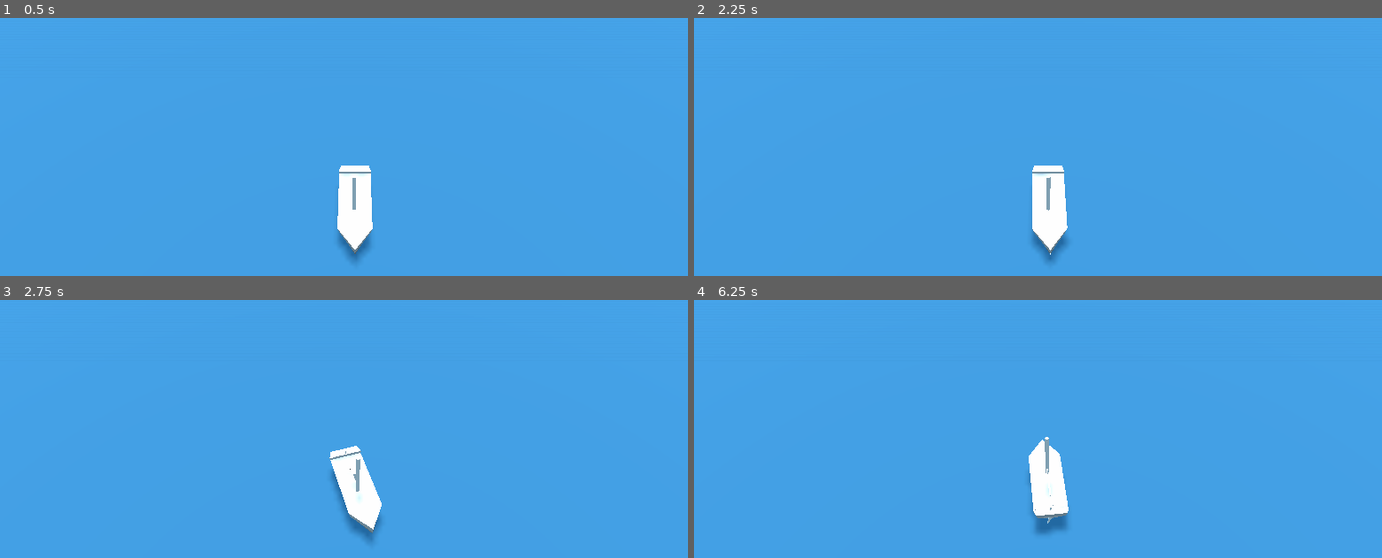
Above: before the commit, frames 1-4 (two rows, left to right).
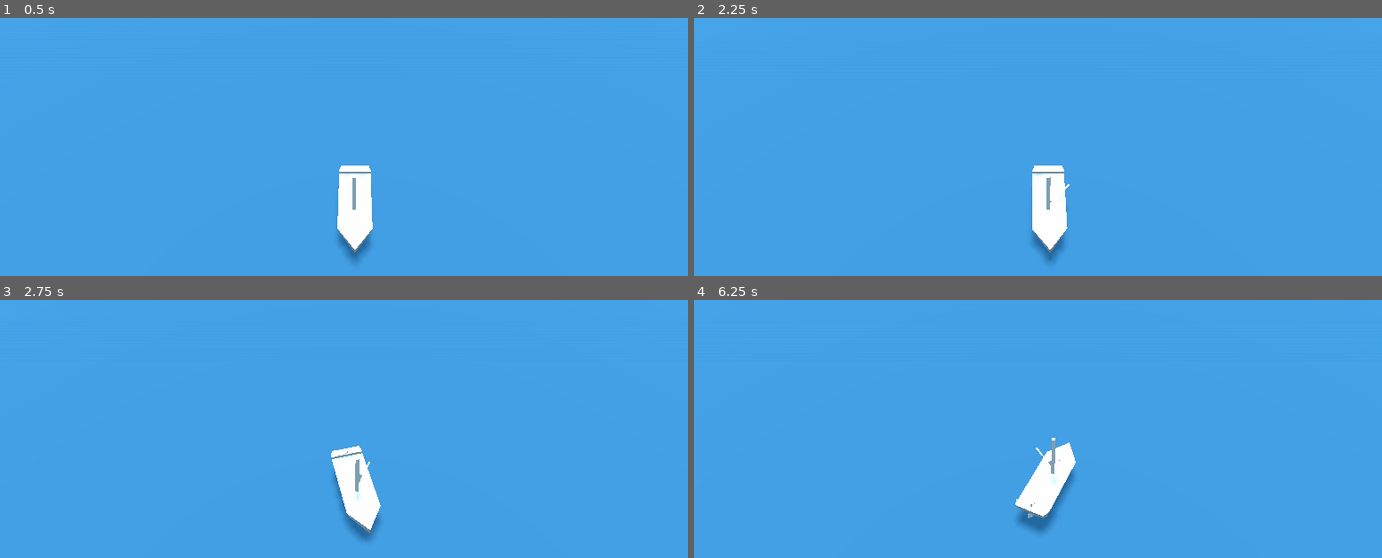
Above: after the commit, the same moments.

Repository: MrBananaLord/pirates
Game: Godot game, scene res://Main.tscn
The game is run twice, just before and just after one commit, with the same random seed, the same clock (stepped at 60 frames per second) and the same inputs.
Inputs:
- Up to frame 1 (0.5 s): no input
- Up to frame 2 (2.25 s): tap Enter at 0.5, 2 s; hold Up (sail_up_1) 0.53-1.28 s; hold Left (sail_clockwise_1) 0.53-1.28 s; tap Right (sail_counterclockwise_1) at 0.8, 1.35 s; tap Space at 1.25 s; hold Down (sail_down_1) 1.28-2.03 s; tap Left (sail_clockwise_1) at 1.55 s; hold Up (sail_up_1) from 2.03 s (still down); hold A (rudder_portside_1) from 2.03 s (still down)
- Up to frame 3 (2.75 s): keep holding Up (sail_up_1); keep holding A (rudder_portside_1); tap Right (sail_counterclockwise_1) at 2.3 s
- Up to frame 4 (6.25 s): release A (rudder_portside_1) at 2.78 s; tap D (rudder_starboard_1) at 2.85 s; tap Left (sail_clockwise_1) at 3.05, 4.55, 6.05 s; release Up (sail_up_1) at 3.53 s; hold Left (sail_clockwise_1) 3.53-4.28 s; hold Down (sail_down_1) 3.53-5.78 s; tap Right (sail_counterclockwise_1) at 3.8, 4.35, 5.3, 5.85 s; hold Left (sail_clockwise_1) 5.03-5.78 s; hold Up (sail_up_1) from 5.78 s (still down)

Frame 1 is identical in both runs. In frame 2, less than 0.1% of the frame differs, in the area x 49-55%, y 57-92%; in frame 3, 0.2%; in frame 4, 1.4%, in the area x 46-56%, y 53-91%.

Commit message:
Simplify rotation

Diff:
--- a/Main.tscn
+++ b/Main.tscn
@@ -23,7 +23,6 @@
 script = ExtResource( 4 )
 
 [node name="Player" parent="." instance=ExtResource( 1 )]
-transform = Transform( 1, 0, 0, 0, 1, 0, 0, 0, 1, 0, 0, 0 )
 
 [node name="Water" type="StaticBody" parent="."]
 transform = Transform( 1, 0, 0, 0, 1, 0, 0, 0, 1, 0, -1, 0 )
--- a/Player.gd
+++ b/Player.gd
@@ -14,10 +14,10 @@
 		$Ship.rudderTurnStarboard()
 	if Input.is_action_pressed("rudder_starboard_1"):
 		$Ship.rudderTurnPortside()
-#	if Input.is_action_pressed("sail_clockwise_1"):
-#		$Ship.sailClockwise()
-#	if Input.is_action_pressed("sail_counterclockwise_1"):
-#		$Ship.sailCounterclockwise()
+	if Input.is_action_pressed("sail_clockwise_1"):
+		$Ship.sailClockwise()
+	if Input.is_action_pressed("sail_counterclockwise_1"):
+		$Ship.sailCounterclockwise()
 
 
 func applyWind(windAngle, windStrength, delta):
@@ -31,5 +31,5 @@
 	velocity.z = strength * direction.z * delta
 	velocity.y -= 1000 * delta
 
-	rotate_y(- $Ship.rudderAngle / 50)
-	move_and_slide(velocity.rotated(transform.basis.y, $Ship.rudderAngle * delta), Vector3.UP)
+	rotate_y(- $Ship.rudderAngle * delta)
+	move_and_slide(velocity, Vector3.UP)
